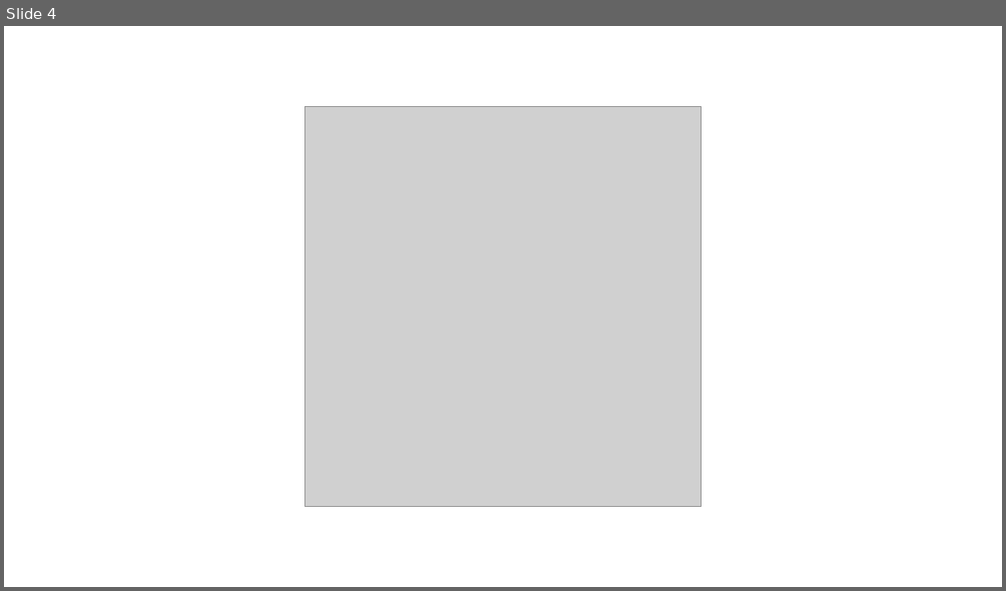
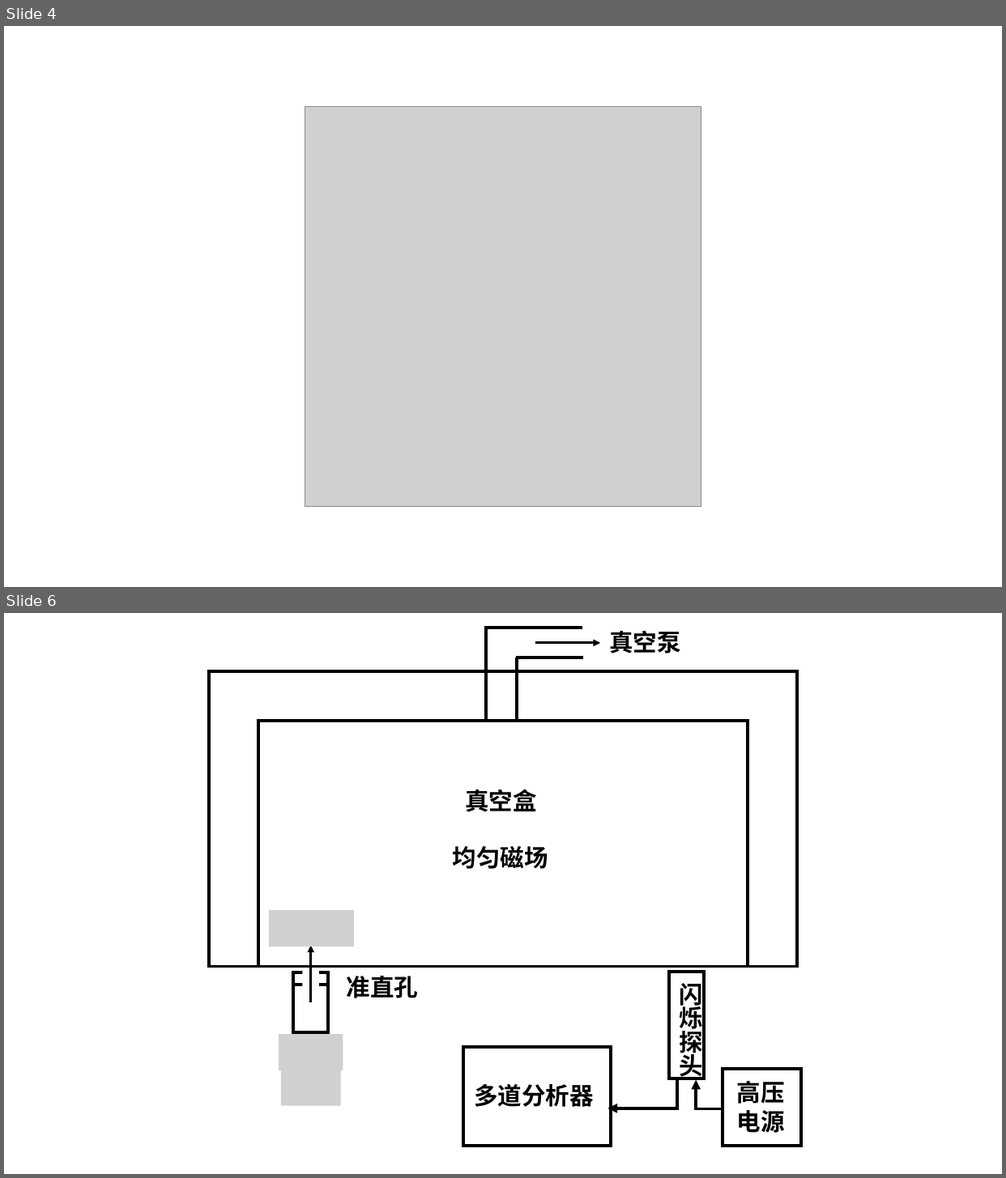
Before and after one commit to PhyM73/ModernExperimentI, a slide deck: Pic.pptx. Shown one above the other, each under a label of ours: slide 4 before the commit, slides 4 and 6 after it; the slides between them are not shown. The pictures are 1006x591 and 1006x1178 pixels, drawn with LibreOffice and Linux fonts; fonts in the diff are those of the drawing; grey boxes stand for pictures. Boxes give left, top, right and bottom in pixels: in the first picture for what was removed or moved away, otherwise in the second. Text is boxed around its words. In the diff, an @@ line names an element or a change of style, - is before the commit and + after.

```diff
--- a/Pic.pptx
+++ b/Pic.pptx
@@ slide 6 added at (4,613,1002,1174), background #FFFFFF @@
@@ group added at (209,628,801,1146): 7 rectangles, 7 texts, 5 lines, 3 pictures, 2 elbow arrows, 2 arrows @@
+真空泵
+真空盒
+均匀磁场
+闪烁探头
+多道分析器
+高压电源
+准直孔
```
Also in this commit, not shown: 1 other slide added, 12 other files.
